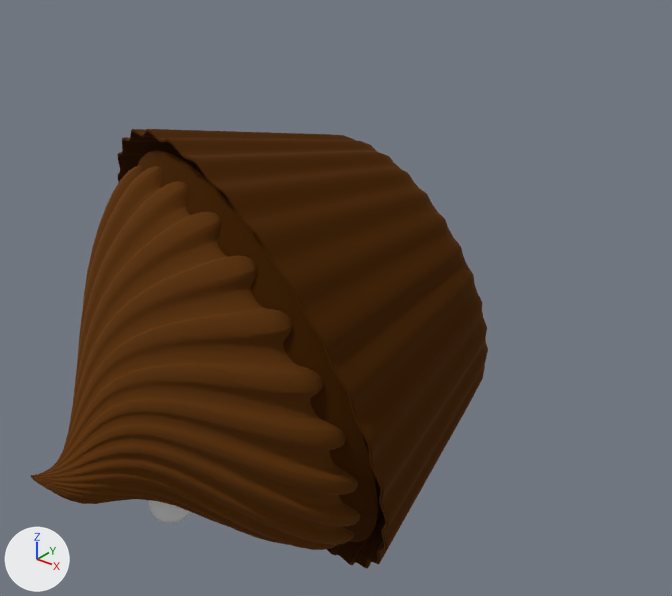
Renders of the glTF model models3d/cupcake/scene.gltf from each side of a commit.
The view is the same before and after, from a camera (50 mm lens) standing at (23.2, -35.1, 19.0) and looking at (0.2, -6.3, 1.2). Arrows for +X, +Y and +Z are at lower left; the lights stay in place. Both versions are drawn at frame 40 of the action 'cupcakeAction'; the numbers are the values there.

Names of what the first picture shows: 'Sphere.004_brown_0'.
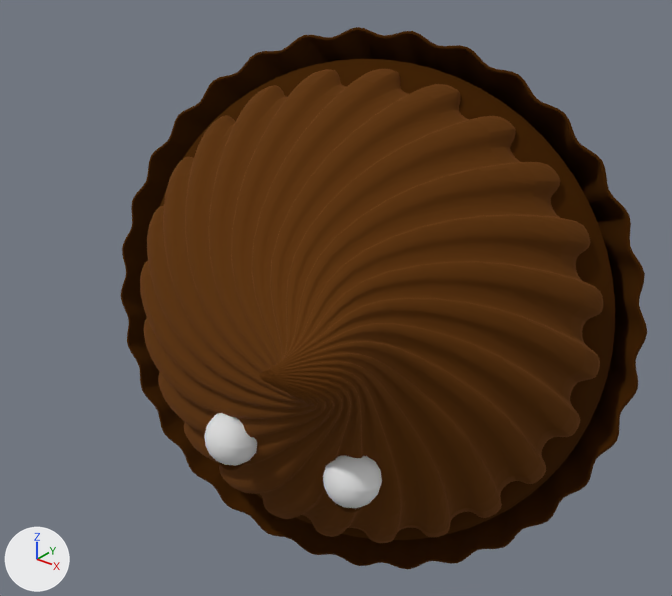
ob_cupcake is not drawn itself; it is the parent of ob_rootnode__model_correction_matrix.

The change, as a diff of the scene's bpy script:
```diff
--- a/models3d/cupcake/scene.gltf.py
+++ b/models3d/cupcake/scene.gltf.py
@@ ob_cupcake @@
 ob_cupcake = bpy.data.objects.new('cupcake', None)
-ob_cupcake.location = (-0.984, -0.217, 0.15)
-ob_cupcake.rotation_euler = (0.267, 0.328, -0.228)  # degrees (15, 19, -13)
+ob_cupcake.location = (-0.0848, 0.376, -0.192)
+ob_cupcake.rotation_euler = (-0.233, 0.00472, 0.318)  # degrees (-13, 0.3, 18)
 ob_cupcake.scale = (0.114, 0.114, 0.114)
```

What differs and where, as boxes (x1, y1, x2, y2) in the pictures (672 x 596 px):
'Sphere.004_brown_0', moved, turned: before (31, 129, 488, 569); after (121, 27, 647, 569)
